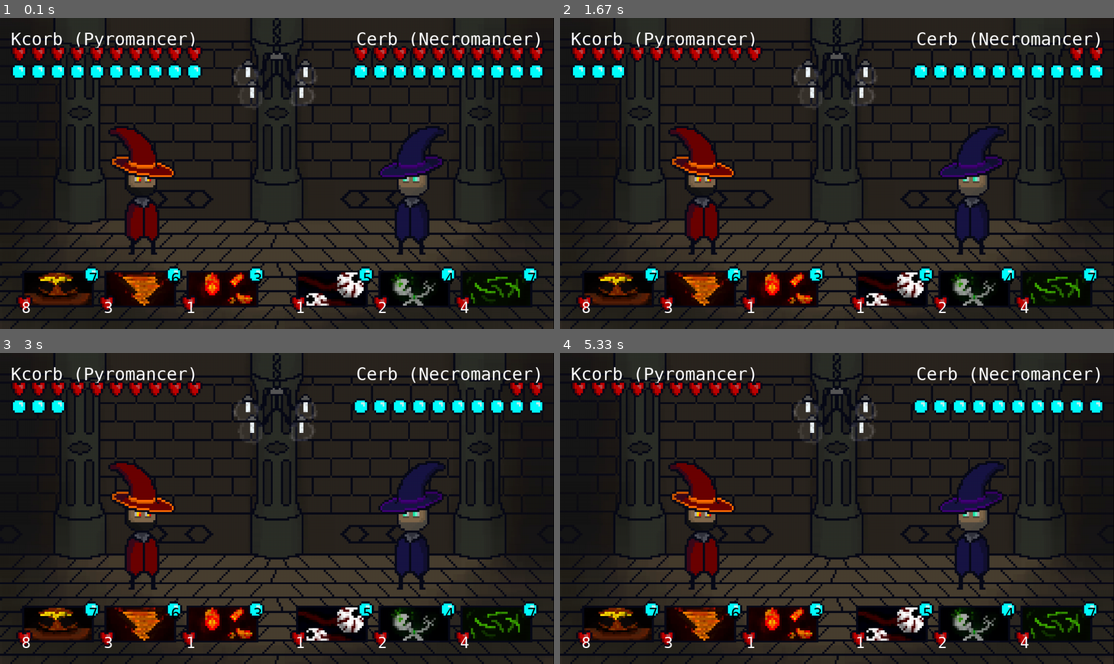
Above: before the commit, frames 1-4 (two rows, left to right).
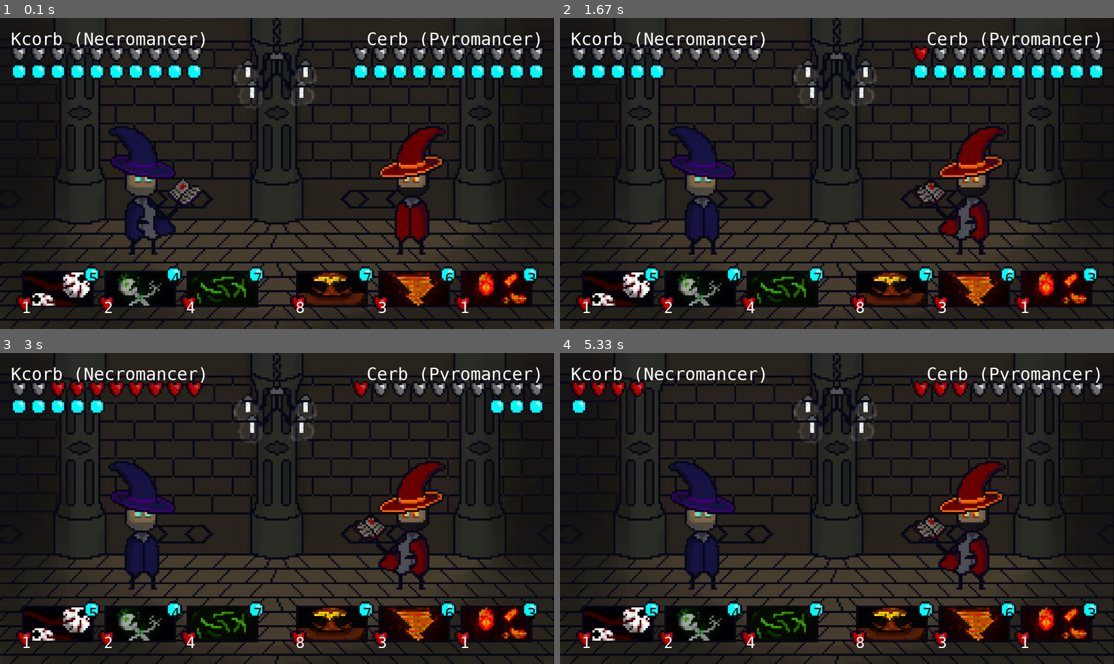
Above: after the commit, the same moments.

Repository: Kcorb0/wizards-pygame
Game: pygame game, started from main.py
The game is run twice, just before and just after one commit, with the same random seed, the same clock (stepped at 60 frames per second) and the same inputs.
Inputs:
- Up to frame 1 (0.1 s): no input
- Up to frame 2 (1.67 s): tap 1 at 0.33 s
- Up to frame 3 (3 s): no input
- Up to frame 4 (5.33 s): tap 2 at 3.17 s

The runs differ from the first frame. In frame 1, 11% of the frame differs, in the area x 2-98%, y 4-95%; in frame 2, 11%; in frame 3, 11%; in frame 4, 12%.

Commit message:
Added the turn based system and automatic enemy turns, added armored hearts to increase game time and add a few more mechanics to fights.

Diff:
--- a/main.py
+++ b/main.py
@@ -1,6 +1,7 @@
 import pygame
 import sys
 import random as rand
+import time
 from wizards import Pyromancer, Necromancer
 
 # Notes
@@ -38,13 +39,28 @@
 def health_bar(p1_hearts, p2_hearts):
 
     heart = pygame.image.load("assets/health_and_mana/heart.png")
+    heart_half = pygame.image.load("assets/health_and_mana/heart_half.png")
+    heart_armored = pygame.image.load("assets/health_and_mana/heart_armored.png")
+    heart_armored_half = pygame.image.load("assets/health_and_mana/heart_armored_half.png")
+
     p1_x = 25
     for i in range(0, p1_hearts):
-        window.blit(heart, [p1_x, 65])
+        if i < 10:
+            window.blit(heart, [p1_x, 65])
+        else:
+            if i == 10:
+                p1_x = 25
+            window.blit(heart_armored, [p1_x, 65])
         p1_x += 45
     p2_x = 60
+
     for x in range(0, p2_hearts):
-        window.blit(heart, [WIDTH - p2_x, 65])
+        if x < 10:
+            window.blit(heart, [WIDTH - p2_x, 65])
+        else:
+            if x == 10:
+                p2_x = 60
+            window.blit(heart_armored, [WIDTH - p2_x, 65])
         p2_x += 45
 
 
@@ -88,8 +104,8 @@
 def players(player1, player2):
 
     # Create player images
-    player1_sprite = pygame.image.load(player1.sprite)
-    player2_sprite = pygame.transform.flip(pygame.image.load(player2.sprite), True, False)
+    player1_sprite = pygame.image.load(player1.stance)
+    player2_sprite = pygame.transform.flip(pygame.image.load(player2.stance), True, False)
 
     # Create player names text
     player1_name = font_casc_standard.render(
@@ -107,6 +123,10 @@
     window.blit(player1_sprite, [250, 250])
     window.blit(player2_sprite, [WIDTH - player2_sprite.get_width() - 250, 250])
 
+def enemy_turn(player, enemy):
+    cast = rand.randint(1, 3)
+    enemy.cast_spell(player, cast)
+
 
 def draw_objects(player1, player2):
 
@@ -120,45 +140,49 @@
     generate_spell(player2, "right")
 
 
-def lightshow(p1, p2):
-    # Why not
-    if p1.mana > 10:
-        p1.mana = 1
-        p2.mana = 1
-
-    if p1.health <= 0:
-        p1.health += 1
-        p2.health += 1
-
-    player.mana += 1
-    p2.mana += 1
-    p1.health -= .01
-    enemy.health -= .01
-
-# Necromancer("Billy", 45)
-# Pyromancer("Kcorb", 22)
-player = Pyromancer("Kcorb", 10, 10)
-enemy = Necromancer("Cerb", 10, 10)
+#player = Pyromancer("Kcorb", 10, 10)
+player = Necromancer("Kcorb", 20, 10)
+#enemy = Necromancer("Cerb", 10, 10)
+enemy = Pyromancer("Cerb", 20, 10)
 player_turn = True
 
+turn = 0
+
+
 while True:
-    mouse_pos = pygame.mouse.get_pos()
+
 
     for event in pygame.event.get():
         if event.type == pygame.QUIT:
             sys.exit()
-        if event.type == pygame.MOUSEBUTTONUP:
-            print(mouse_pos)
-        if event.type == pygame.KEYUP:
-            if event.key == pygame.K_1:
-                player.cast_spell(enemy, 1)
-            if event.key == pygame.K_2:
-                player.cast_spell(enemy, 2)
-            if event.key == pygame.K_3:
-                player.cast_spell(enemy, 3)
+        if turn%2 == 0:
+            player.battle_stance()
+            enemy.idle_stance()
+            draw_objects(player, enemy)
+            pygame.display.update()
+            if event.type == pygame.KEYUP:
+                if event.key == pygame.K_1:
+                    player.cast_spell(enemy, 1)
+                    turn += 1
+                if event.key == pygame.K_2:
+                    player.cast_spell(enemy, 2)
+                    turn += 1
+                if event.key == pygame.K_3:
+                    player.cast_spell(enemy, 3)
+                    turn += 1
+
+    draw_objects(player, enemy)
+    pygame.display.update()
+
+    if turn%2 == 1:
+        player.idle_stance()
+        enemy.battle_stance()
+        draw_objects(player, enemy)
+        pygame.display.update()
+        time.sleep(2)
+        enemy_turn(player, enemy)
+        turn += 1
 
 
     draw_objects(player, enemy)
     pygame.display.update()
-
-    # lightshow(player, enemy)
--- a/wizards.py
+++ b/wizards.py
@@ -11,17 +11,15 @@
         self.spell2 = None
         self.spell3 = None
 
-    def stat_bars(self, pos):
-        return [self.name, self.name, self.age]
+    def idle_stance(self):
+        self.stance = self.sprite[0]
+
+    def battle_stance(self):
+        self.stance = self.sprite[1]
 
     def open_spellbook(self):
         pass
 
-    def idle_stance(self):
-        pass
-
-    def battle_stance(self):
-        pass
 
     def cast_spell(self, target, spell_num):
         if spell_num == 1:
@@ -42,7 +40,8 @@
     def __init__(self, name, health, mana):
         super().__init__(name, health=health, mana=mana)
         self.title = "(Pyromancer)"
-        self.sprite = "assets/wizards/pyromancer/pyromancer_idle.png"
+        self.sprite = ["assets/wizards/pyromancer/pyromancer_idle.png", "assets/wizards/pyromancer/pyromancer_bstance.png"]
+        self.stance = self.sprite[1]
         self.spellbook = [
             self.spell_explosion(),
             self.spell_firewhirl(),
@@ -81,7 +80,8 @@
     def __init__(self, name, health, mana):
         super().__init__(name, health=health, mana=mana)
         self.title = "(Necromancer)"
-        self.sprite = "assets/wizards/necromancer/necromancer_idle.png"
+        self.sprite = ["assets/wizards/necromancer/necromancer_idle.png", "assets/wizards/necromancer/necromancer_bstance.png"]
+        self.stance = self.sprite[0]
         self.spellbook = [
             self.spell_corrupt(),
             self.spell_summon_dead(),
Binary file added: assets/health_and_mana/heart_armored.png
Binary file added: assets/health_and_mana/heart_armored_half.png
Binary file added: assets/health_and_mana/heart_half.png
Binary file removed: assets/old/necromancer.png
Binary file removed: assets/old/new_spooky_bg.png
Binary file removed: assets/old/pyromancer.png
Binary file removed: assets/old/spooky_bg.jpg
Binary file added: assets/wizards/necromancer/necromancer_bstance.png
Binary file added: assets/wizards/pyromancer/pyromancer_bstance.png
